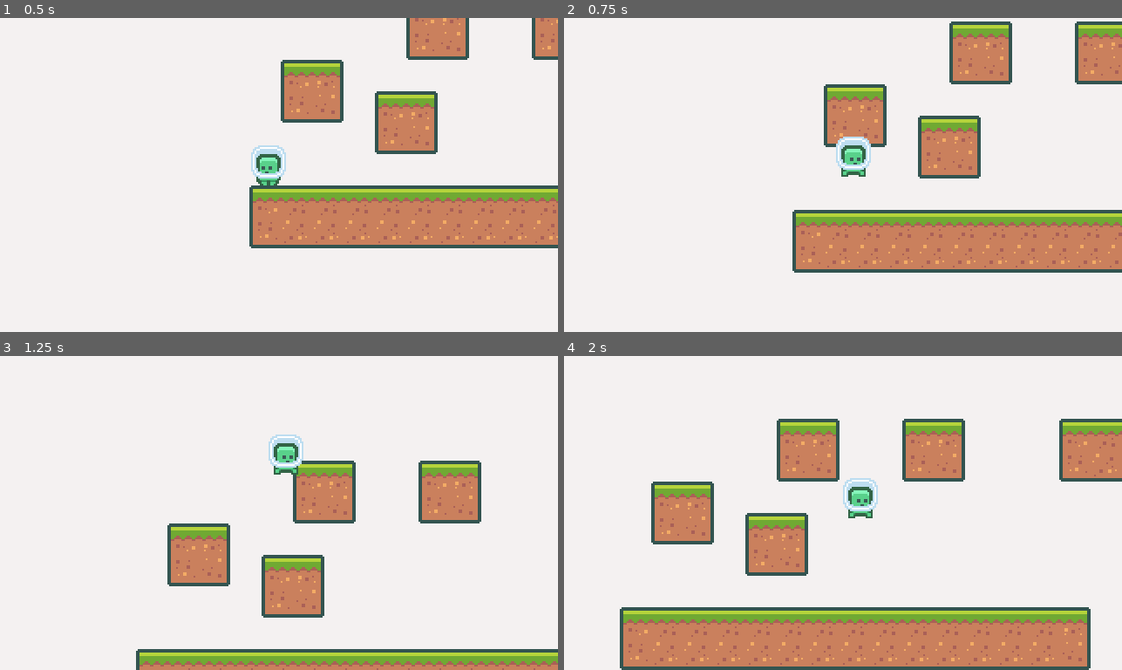
Above: before the commit, frames 1-4 (two rows, left to right).
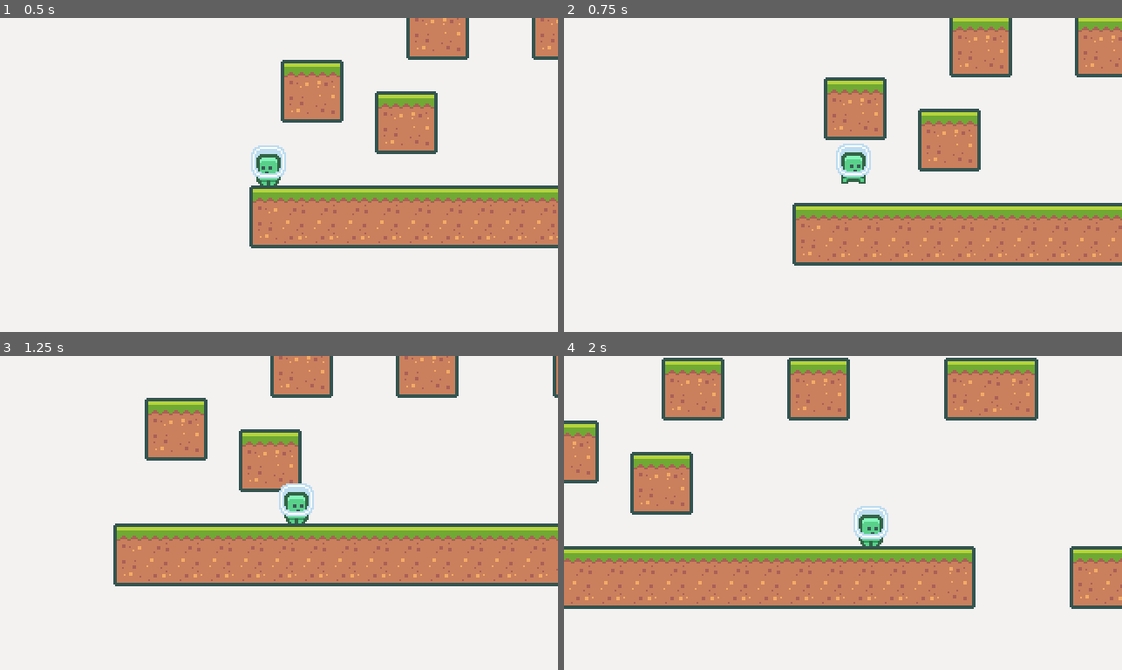
Above: after the commit, the same moments.

Repository: edivancamargo/2DPlatformerUdemy
Game: Godot game, scene res://scenes/Main.tscn
Same seed, same stepped clock (60 frames per second), same inputs: the game is played once before the commit and once after it.
Inputs:
- Up to frame 1 (0.5 s): no input
- Up to frame 2 (0.75 s): hold Right (move_right) from 0.53 s (still down); hold Space (jump) from 0.53 s (still down)
- Up to frame 3 (1.25 s): keep holding Right (move_right); keep holding Space (jump)
- Up to frame 4 (2 s): keep holding Right (move_right); release Space (jump) at 1.28 s; tap Space (jump) at 1.35, 1.52, 1.82 s

Frame 1 is identical in both runs. In frame 2, 12% of the frame differs, in the area x 40-100%, y 0-82%; in frame 3, 32%; in frame 4, 54%, in the area x 0-100%, y 0-100%.

Commit message:
Add double jump

Diff:
--- a/scenes/Player/Player.gd
+++ b/scenes/Player/Player.gd
@@ -10,8 +10,12 @@
 var jumpSpeed: int = 360
 var jumpTerminationMultiplier: int = 4
 var movePlayerVector: Vector2 = Vector2.ZERO
+var hasDoubleJump: bool = false
 
 func _process(delta) -> void:
+	movePlayerVector.x = Input.get_action_strength("move_right") - Input.get_action_strength("move_left")
+	movePlayerVector.y = -1 if Input.is_action_just_pressed("jump") else 0
+
 	velocity.x += movePlayerVector.x * horizontalAcceleration * delta
 
 	if movePlayerVector.x == 0:
@@ -20,9 +24,13 @@
 		velocity.x = lerp(0, velocity.x, pow(2, -50 * delta))
 
 	velocity.x = clamp(velocity.x, -maxHorizontalSpeed, maxHorizontalSpeed)
+	if (movePlayerVector.y < 0 && (is_on_floor() || !coyoteTimer.is_stopped() || hasDoubleJump)):
+		velocity.y = movePlayerVector.y * jumpSpeed
 
-	if (movePlayerVector.y < 0 && (is_on_floor() || !coyoteTimer.is_stopped())):
-		velocity.y = movePlayerVector.y * jumpSpeed
+		if !is_on_floor() && coyoteTimer.is_stopped():
+			hasDoubleJump = false
+
+		coyoteTimer.stop()
 
 	if (velocity.y < 0 and not Input.is_action_pressed("jump")):
 		velocity.y += gravity * jumpTerminationMultiplier * delta
@@ -35,11 +43,10 @@
 	if wasOnFloor && !is_on_floor():
 		coyoteTimer.start()
 
+	if is_on_floor():
+		hasDoubleJump = true
+
 	update_animation()
-
-func _input(event):
-	movePlayerVector.x = Input.get_action_strength("move_right") - Input.get_action_strength("move_left")
-	movePlayerVector.y = -1 if Input.is_action_just_pressed("jump") else 0
 
 func update_animation() -> void:
 	if not is_on_floor():
